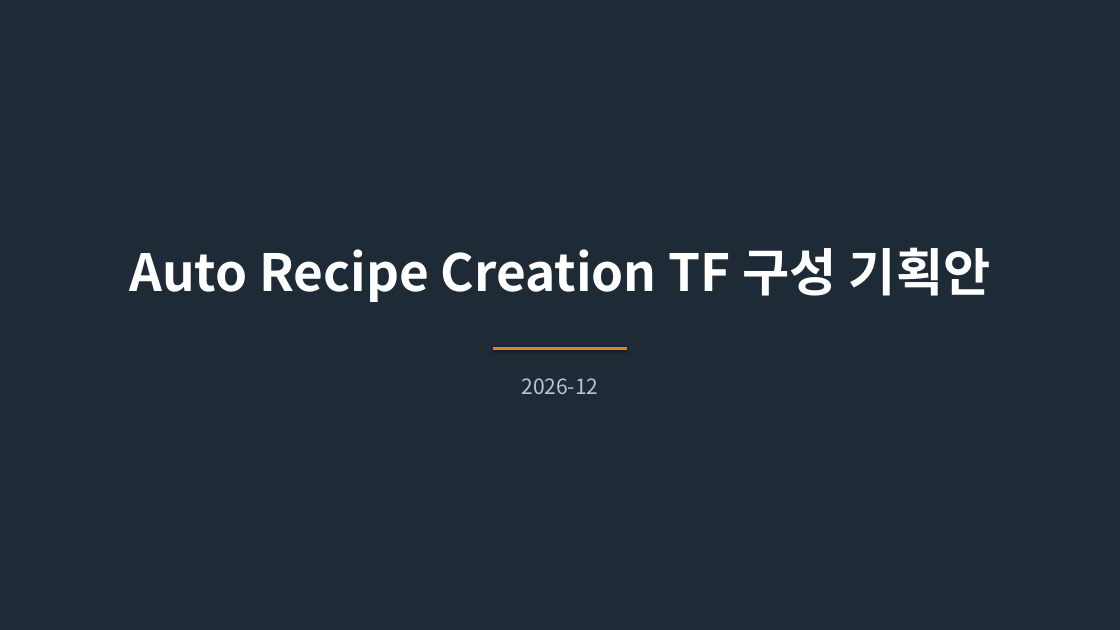
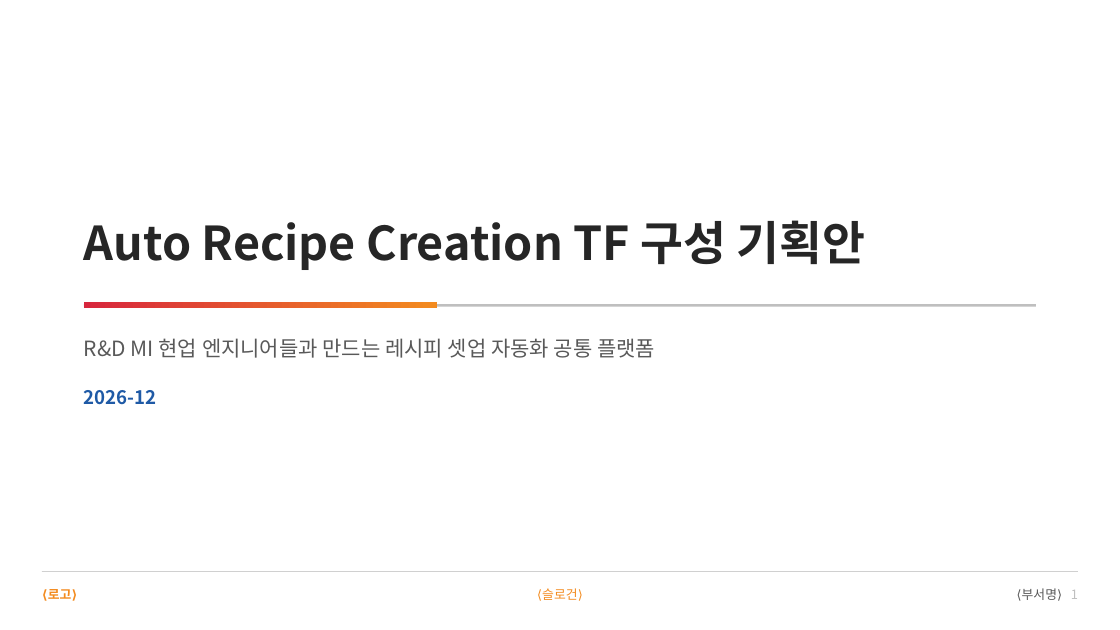
Before and after one commit to DarrenKoi/pm_notes, a slide deck: slide 1 of my-task/arc-tf/deliverables/arc-tf-proposal.pptx. Drawn at 1120x630 pixels with LibreOffice and Linux fonts; fonts in the diff are those of the drawing. Boxes give left, top, right and bottom in pixels: in the first picture for what was removed or moved away, otherwise in the second. Text is boxed around its words. In the diff, an @@ line names an element or a change of style, - is before the commit and + after.

```diff
--- a/my-task/arc-tf/deliverables/arc-tf-proposal.pptx
+++ b/my-task/arc-tf/deliverables/arc-tf-proposal.pptx
@@ background #1E2B36 to #FFFFFF @@
@@ text "Auto Recipe Creation TF 구성 ...": place and size @@
-text "Auto Recipe Creation TF 구성 ..." at box(129, 247, 991, 302)
+text "Auto Recipe Creation TF 구성 ..." at box(84, 220, 866, 270)
@@ text "Auto Recipe Creation TF 구성 ..." at box(84, 220, 866, 270): size 44 to 40 pt, text colour #FFFFFF to #262626; alignment centre to left @@
@@ rectangle added at box(84, 304, 1036, 307), fill #BFBFBF @@
@@ rectangle added at box(84, 302, 437, 308), fill gradient #D7263D to #F38B1F @@
@@ text added at box(84, 338, 655, 358), 18 pt, text #595959 @@
+R&D MI 현업 엔지니어들과 만드는 레시피 셋업 자동화 공통 플랫폼
@@ line removed from (493, 349) to (628, 349) @@
@@ text "2026-12": place and size @@
-text "2026-12" at box(521, 378, 598, 394)
+text "2026-12" at box(84, 390, 157, 405)
@@ text "2026-12" at box(84, 390, 157, 405): size 18 to 16 pt, text colour #B8C4CE to #1F5AA6, bold on; alignment centre to left @@
@@ rectangle added at box(42, 571, 1078, 572), fill #D0D0D0 @@
@@ text added at box(48, 589, 72, 599), 11 pt, text #F38B1F, bold @@
+⟨로고⟩
@@ text added at box(542, 588, 577, 600), 11 pt, text #F38B1F @@
+⟨슬로건⟩
@@ text added at box(1022, 588, 1078, 600), 11 pt, text #595959 @@
+⟨부서명⟩ 1
```
Also in this commit, not shown: 12 other slides changed, 2 other files.
